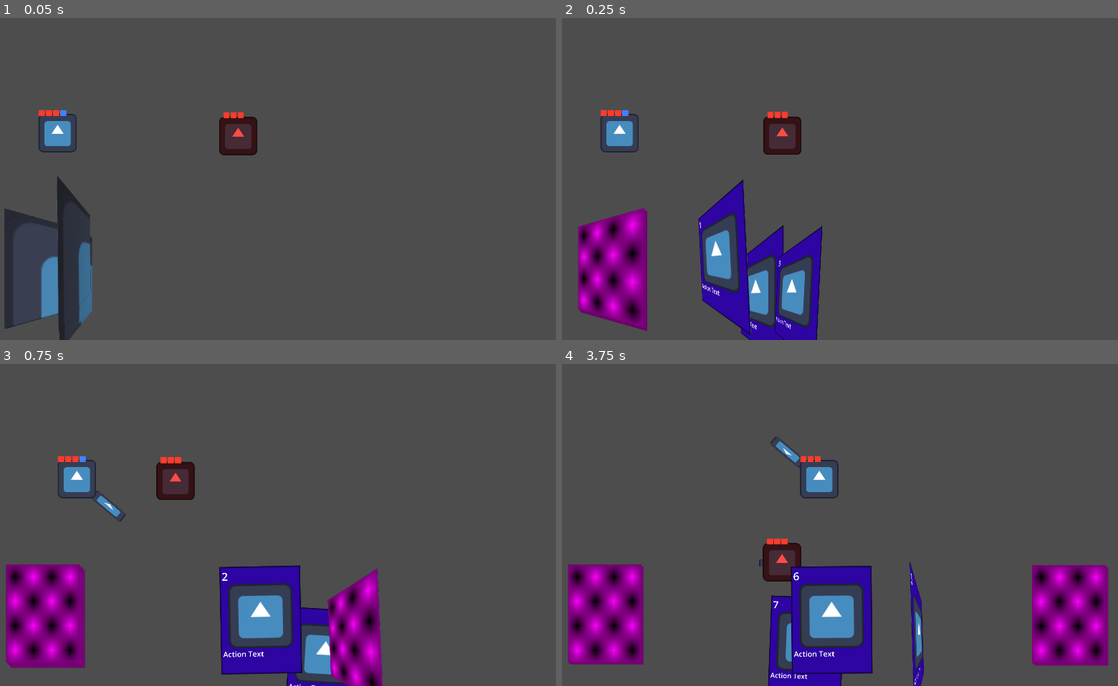
Above: before the commit, frames 1-4 (two rows, left to right).
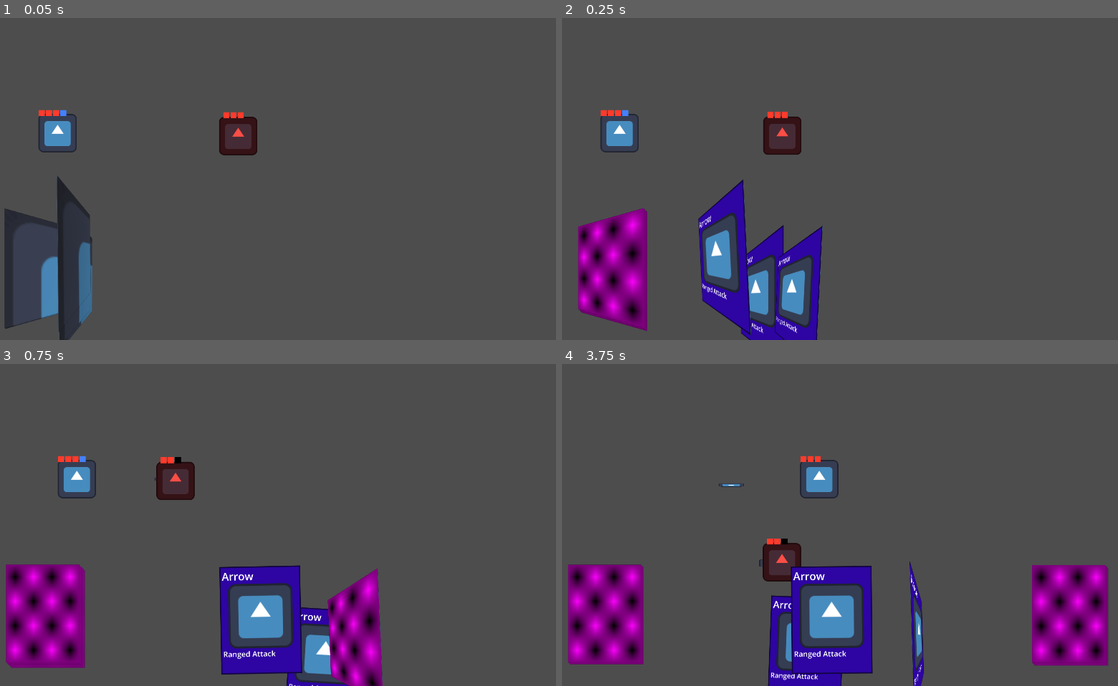
Above: after the commit, the same moments.

Repository: MamaDespik/GGJ-1
Game: Godot game, scene res://test.tscn
Two runs of this game, one before a commit and one after it. Both use one fixed random seed, a clock stepped at 60 frames per second and the inputs below. The engine's default icon, where the game draws it, is replaced by a stand-in: a white triangle on a blue panel in a dark square.
Inputs (mouse positions are in pixels of both pictures, inside the frame that each line leads up to):
- Up to frame 1 (0.05 s): no input
- Up to frame 2 (0.25 s): no input
- Up to frame 3 (0.75 s): tap Enter (ui_accept) at 0.5 s; move the mouse to (400, 508) at 0.52 s; press the mouse at (400, 508) at 0.53 s; hold D (move_right) from 0.53 s (still down)
- Up to frame 4 (3.75 s): tap Enter (ui_accept) at 0.77, 1.52, 3.02 s; move the mouse to (723, 541) at 1.27 s; release D (move_right) at 1.28 s; release the mouse at (723, 541) at 1.28 s; hold S (move_down) 1.28-2.03 s; tap Mouse wheel up (change_highlight_left) at 1.35 s; click (723, 541) at 1.55 s; move the mouse to (895, 454) at 2.02 s; hold D (move_right) 2.03-2.78 s; hold Mouse wheel down (change_highlight_right) 2.03-2.78 s; click (895, 454) at 2.3 s; move the mouse to (806, 589) at 2.77 s; hold W (move_up) 2.78-3.53 s; click (806, 589) at 2.85 s; move the mouse to (1012, 573) at 3.52 s; press the mouse at (1012, 573) at 3.53 s; hold A (move_left) from 3.53 s (still down)

Frame 1 is identical in both runs. In frame 2, 0.2% of the frame differs, in the area x 24-43%, y 61-98%; in frame 3, 0.4%; in frame 4, 0.5%, in the area x 28-65%, y 22-100%.

Commit message:
Basic Melee and Ranged Attacks

Diff:
--- /dev/null
+++ b/godovelopment-game-jam-1/Card Actions/basic_melee_card_action.tscn
@@ -0,0 +1,127 @@
+[gd_scene load_steps=7 format=3 uid="uid://2xol60hp2f3w"]
+
+[ext_resource type="PackedScene" uid="uid://bixav0r3he737" path="res://Card Actions/card_action.tscn" id="1_0eq7j"]
+[ext_resource type="Texture2D" uid="uid://thnj12t7c3yd" path="res://Assets/icon.svg" id="2_1ofwn"]
+[ext_resource type="PackedScene" uid="uid://dnwb2tosqt7sb" path="res://Modules/hit_box.tscn" id="3_4qen3"]
+
+[sub_resource type="Animation" id="Animation_0eq7j"]
+length = 0.001
+tracks/0/type = "value"
+tracks/0/imported = false
+tracks/0/enabled = true
+tracks/0/path = NodePath("Pivot/Sprite2D/HitBox:enabled")
+tracks/0/interp = 1
+tracks/0/loop_wrap = true
+tracks/0/keys = {
+"times": PackedFloat32Array(0),
+"transitions": PackedFloat32Array(1),
+"update": 0,
+"values": [true]
+}
+tracks/1/type = "value"
+tracks/1/imported = false
+tracks/1/enabled = true
+tracks/1/path = NodePath("Pivot:visible")
+tracks/1/interp = 1
+tracks/1/loop_wrap = true
+tracks/1/keys = {
+"times": PackedFloat32Array(0),
+"transitions": PackedFloat32Array(1),
+"update": 0,
+"values": [true]
+}
+tracks/2/type = "value"
+tracks/2/imported = false
+tracks/2/enabled = true
+tracks/2/path = NodePath("Pivot:rotation")
+tracks/2/interp = 1
+tracks/2/loop_wrap = true
+tracks/2/keys = {
+"times": PackedFloat32Array(0),
+"transitions": PackedFloat32Array(1),
+"update": 0,
+"values": [-0.785398]
+}
+
+[sub_resource type="Animation" id="Animation_ihlq2"]
+resource_name = "go"
+length = 0.5
+tracks/0/type = "value"
+tracks/0/imported = false
+tracks/0/enabled = true
+tracks/0/path = NodePath("Pivot/Sprite2D/HitBox:enabled")
+tracks/0/interp = 1
+tracks/0/loop_wrap = true
+tracks/0/keys = {
+"times": PackedFloat32Array(0, 0.5),
+"transitions": PackedFloat32Array(1, 1),
+"update": 0,
+"values": [true, false]
+}
+tracks/1/type = "value"
+tracks/1/imported = false
+tracks/1/enabled = true
+tracks/1/path = NodePath("Pivot:visible")
+tracks/1/interp = 1
+tracks/1/loop_wrap = true
+tracks/1/keys = {
+"times": PackedFloat32Array(0, 0.26),
+"transitions": PackedFloat32Array(1, 1),
+"update": 1,
+"values": [true, false]
+}
+tracks/2/type = "value"
+tracks/2/imported = false
+tracks/2/enabled = true
+tracks/2/path = NodePath("Pivot:rotation")
+tracks/2/interp = 2
+tracks/2/loop_wrap = true
+tracks/2/keys = {
+"times": PackedFloat32Array(0, 0.25),
+"transitions": PackedFloat32Array(-2, -2),
+"update": 0,
+"values": [-0.785398, 0.785398]
+}
+tracks/3/type = "method"
+tracks/3/imported = false
+tracks/3/enabled = true
+tracks/3/path = NodePath(".")
+tracks/3/interp = 1
+tracks/3/loop_wrap = true
+tracks/3/keys = {
+"times": PackedFloat32Array(0.5),
+"transitions": PackedFloat32Array(1),
+"values": [{
+"args": [],
+"method": &"queue_free"
+}]
+}
+
+[sub_resource type="AnimationLibrary" id="AnimationLibrary_1ofwn"]
+_data = {
+&"RESET": SubResource("Animation_0eq7j"),
+&"go": SubResource("Animation_ihlq2")
+}
+
+[node name="BasicMeleeCardAction" instance=ExtResource("1_0eq7j")]
+
+[node name="AnimationPlayer" parent="." index="0"]
+libraries = {
+&"": SubResource("AnimationLibrary_1ofwn")
+}
+
+[node name="Placeholder" parent="." index="1"]
+visible = true
+
+[node name="Pivot" type="Node2D" parent="." index="2"]
+rotation = -0.785398
+
+[node name="Sprite2D" type="Sprite2D" parent="Pivot" index="0"]
+position = Vector2(140, 1)
+scale = Vector2(1, 0.273438)
+texture = ExtResource("2_1ofwn")
+
+[node name="HitBox" parent="Pivot/Sprite2D" index="0" instance=ExtResource("3_4qen3")]
+hitbox_type = "Player"
+damage = 1
+enabled = true
--- /dev/null
+++ b/godovelopment-game-jam-1/Card Actions/basic_ranged_card_action.gd
@@ -0,0 +1,12 @@
+extends CardAction
+
+var original_position:Vector2
+var original_rotation:float
+
+func _physics_process(_delta: float) -> void:
+	if !original_position:
+		original_position = global_position
+		original_rotation = global_rotation
+	global_position = original_position
+	global_rotation = original_rotation
+	return
--- /dev/null
+++ b/godovelopment-game-jam-1/Card Actions/basic_ranged_card_action.tscn
@@ -0,0 +1,74 @@
+[gd_scene load_steps=8 format=3 uid="uid://d01gc47tvsyrr"]
+
+[ext_resource type="PackedScene" uid="uid://bixav0r3he737" path="res://Card Actions/card_action.tscn" id="1_ec5w8"]
+[ext_resource type="Script" uid="uid://b6dxgg0gw3igj" path="res://Card Actions/basic_ranged_card_action.gd" id="2_d88vr"]
+[ext_resource type="Texture2D" uid="uid://thnj12t7c3yd" path="res://Assets/icon.svg" id="2_gfy2b"]
+[ext_resource type="PackedScene" uid="uid://dnwb2tosqt7sb" path="res://Modules/hit_box.tscn" id="3_d88vr"]
+
+[sub_resource type="Animation" id="Animation_gfy2b"]
+resource_name = "RESET"
+length = 0.001
+tracks/0/type = "value"
+tracks/0/imported = false
+tracks/0/enabled = true
+tracks/0/path = NodePath("Sprite2D:position")
+tracks/0/interp = 1
+tracks/0/loop_wrap = true
+tracks/0/keys = {
+"times": PackedFloat32Array(0),
+"transitions": PackedFloat32Array(1),
+"update": 0,
+"values": [Vector2(0, 0)]
+}
+
+[sub_resource type="Animation" id="Animation_d88vr"]
+resource_name = "go"
+tracks/0/type = "method"
+tracks/0/imported = false
+tracks/0/enabled = true
+tracks/0/path = NodePath(".")
+tracks/0/interp = 1
+tracks/0/loop_wrap = true
+tracks/0/keys = {
+"times": PackedFloat32Array(1),
+"transitions": PackedFloat32Array(1),
+"values": [{
+"args": [],
+"method": &"queue_free"
+}]
+}
+tracks/1/type = "value"
+tracks/1/imported = false
+tracks/1/enabled = true
+tracks/1/path = NodePath("Sprite2D:position")
+tracks/1/interp = 1
+tracks/1/loop_wrap = true
+tracks/1/keys = {
+"times": PackedFloat32Array(0, 1),
+"transitions": PackedFloat32Array(1, 1),
+"update": 0,
+"values": [Vector2(0, 0), Vector2(2000, 0)]
+}
+
+[sub_resource type="AnimationLibrary" id="AnimationLibrary_viao4"]
+_data = {
+&"RESET": SubResource("Animation_gfy2b"),
+&"go": SubResource("Animation_d88vr")
+}
+
+[node name="BasicRangedCardAction" instance=ExtResource("1_ec5w8")]
+script = ExtResource("2_d88vr")
+
+[node name="AnimationPlayer" parent="." index="0"]
+libraries = {
+&"": SubResource("AnimationLibrary_viao4")
+}
+
+[node name="Sprite2D" type="Sprite2D" parent="." index="2"]
+scale = Vector2(0.664063, 0.0859375)
+texture = ExtResource("2_gfy2b")
+
+[node name="HitBox" parent="Sprite2D" index="0" instance=ExtResource("3_d88vr")]
+hitbox_type = "Player"
+damage = 1
+enabled = true
--- a/godovelopment-game-jam-1/Card Actions/card_action.gd
+++ b/godovelopment-game-jam-1/Card Actions/card_action.gd
@@ -2,8 +2,10 @@
 class_name CardAction
 
 @onready var animation_player: AnimationPlayer = $AnimationPlayer
+@onready var placeholder: Sprite2D = $Placeholder
 
 
 func _ready() -> void:
+	placeholder.hide()
 	animation_player.play("go")
 	return
--- a/godovelopment-game-jam-1/Card Actions/card_action.tscn
+++ b/godovelopment-game-jam-1/Card Actions/card_action.tscn
@@ -1,112 +1,28 @@
-[gd_scene load_steps=7 format=3 uid="uid://bixav0r3he737"]
+[gd_scene load_steps=6 format=3 uid="uid://bixav0r3he737"]
 
 [ext_resource type="Script" uid="uid://cowuj1wbot3ie" path="res://Card Actions/card_action.gd" id="1_5k3cx"]
-[ext_resource type="PackedScene" uid="uid://dnwb2tosqt7sb" path="res://Modules/hit_box.tscn" id="1_jtc3o"]
 [ext_resource type="Texture2D" uid="uid://thnj12t7c3yd" path="res://Assets/icon.svg" id="2_6x3n5"]
+
+[sub_resource type="Animation" id="Animation_4vyvi"]
+resource_name = "RESET"
+length = 0.001
 
 [sub_resource type="Animation" id="Animation_6x3n5"]
 resource_name = "go"
 length = 0.5
-tracks/0/type = "value"
+tracks/0/type = "method"
 tracks/0/imported = false
 tracks/0/enabled = true
-tracks/0/path = NodePath("Pivot:rotation")
-tracks/0/interp = 2
+tracks/0/path = NodePath(".")
+tracks/0/interp = 1
 tracks/0/loop_wrap = true
 tracks/0/keys = {
-"times": PackedFloat32Array(0, 0.25),
-"transitions": PackedFloat32Array(-2, -2),
-"update": 0,
-"values": [-0.785398, 0.785398]
-}
-tracks/1/type = "value"
-tracks/1/imported = false
-tracks/1/enabled = true
-tracks/1/path = NodePath("Pivot:visible")
-tracks/1/interp = 1
-tracks/1/loop_wrap = true
-tracks/1/keys = {
-"times": PackedFloat32Array(0, 0.26),
-"transitions": PackedFloat32Array(1, 1),
-"update": 1,
-"values": [true, false]
-}
-tracks/2/type = "value"
-tracks/2/imported = false
-tracks/2/enabled = true
-tracks/2/path = NodePath("Pivot/Sprite2D/HitBox:enabled")
-tracks/2/interp = 1
-tracks/2/loop_wrap = true
-tracks/2/keys = {
-"times": PackedFloat32Array(0, 0.26),
-"transitions": PackedFloat32Array(1, 1),
-"update": 1,
-"values": [true, false]
-}
-tracks/3/type = "method"
-tracks/3/imported = false
-tracks/3/enabled = true
-tracks/3/path = NodePath(".")
-tracks/3/interp = 1
-tracks/3/loop_wrap = true
-tracks/3/keys = {
 "times": PackedFloat32Array(0.5),
 "transitions": PackedFloat32Array(1),
 "values": [{
 "args": [],
 "method": &"queue_free"
 }]
-}
-
-[sub_resource type="Animation" id="Animation_4vyvi"]
-length = 0.001
-tracks/0/type = "value"
-tracks/0/imported = false
-tracks/0/enabled = true
-tracks/0/path = NodePath("Pivot:rotation")
-tracks/0/interp = 1
-tracks/0/loop_wrap = true
-tracks/0/keys = {
-"times": PackedFloat32Array(0),
-"transitions": PackedFloat32Array(1),
-"update": 0,
-"values": [-0.785398]
-}
-tracks/1/type = "value"
-tracks/1/imported = false
-tracks/1/enabled = true
-tracks/1/path = NodePath("Pivot:visible")
-tracks/1/interp = 1
-tracks/1/loop_wrap = true
-tracks/1/keys = {
-"times": PackedFloat32Array(0),
-"transitions": PackedFloat32Array(1),
-"update": 1,
-"values": [true]
-}
-tracks/2/type = "value"
-tracks/2/imported = false
-tracks/2/enabled = true
-tracks/2/path = NodePath("Pivot/Sprite2D/HitBox:enabled")
-tracks/2/interp = 1
-tracks/2/loop_wrap = true
-tracks/2/keys = {
-"times": PackedFloat32Array(0),
-"transitions": PackedFloat32Array(1),
-"update": 1,
-"values": [true]
-}
-tracks/3/type = "value"
-tracks/3/imported = false
-tracks/3/enabled = true
-tracks/3/path = NodePath("Placeholder:visible")
-tracks/3/interp = 1
-tracks/3/loop_wrap = true
-tracks/3/keys = {
-"times": PackedFloat32Array(0),
-"transitions": PackedFloat32Array(1),
-"update": 1,
-"values": [false]
 }
 
 [sub_resource type="AnimationLibrary" id="AnimationLibrary_etf7l"]
@@ -118,24 +34,11 @@
 [node name="CardAction" type="Node2D"]
 script = ExtResource("1_5k3cx")
 
-[node name="Placeholder" type="Sprite2D" parent="."]
-visible = false
-texture = ExtResource("2_6x3n5")
-
-[node name="Pivot" type="Node2D" parent="."]
-rotation = -0.785398
-
-[node name="Sprite2D" type="Sprite2D" parent="Pivot"]
-position = Vector2(140, 1)
-scale = Vector2(1, 0.273438)
-texture = ExtResource("2_6x3n5")
-
-[node name="HitBox" parent="Pivot/Sprite2D" instance=ExtResource("1_jtc3o")]
-hitbox_type = "Player"
-damage = 1
-enabled = true
-
 [node name="AnimationPlayer" type="AnimationPlayer" parent="."]
 libraries = {
 &"": SubResource("AnimationLibrary_etf7l")
 }
+
+[node name="Placeholder" type="Sprite2D" parent="."]
+visible = false
+texture = ExtResource("2_6x3n5")
--- /dev/null
+++ b/godovelopment-game-jam-1/Cards/Cards/basic_melee_card.tscn
@@ -0,0 +1,21 @@
+[gd_scene load_steps=5 format=3 uid="uid://c8vstwhto00ys"]
+
+[ext_resource type="PackedScene" uid="uid://cb2547m4s54t2" path="res://Cards/Card.tscn" id="1_asgi6"]
+[ext_resource type="PackedScene" uid="uid://2xol60hp2f3w" path="res://Card Actions/basic_melee_card_action.tscn" id="2_h4ou2"]
+
+[sub_resource type="ViewportTexture" id="ViewportTexture_h4ou2"]
+viewport_path = NodePath("CardSprite/CardModelViewport")
+
+[sub_resource type="ViewportTexture" id="ViewportTexture_rlh4q"]
+viewport_path = NodePath("CardSprite/CardModelViewport/CardModel/CardFront/CardFrontViewport")
+
+[node name="BasicMeleeCard" instance=ExtResource("1_asgi6")]
+card_title = "Melee"
+card_text = "Basic Attack"
+card_action_scene = ExtResource("2_h4ou2")
+
+[node name="CardSprite" parent="." index="0"]
+texture = SubResource("ViewportTexture_h4ou2")
+
+[node name="CardFront" parent="CardSprite/CardModelViewport/CardModel" index="0"]
+texture = SubResource("ViewportTexture_rlh4q")
--- /dev/null
+++ b/godovelopment-game-jam-1/Cards/Cards/basic_ranged_card.tscn
@@ -0,0 +1,21 @@
+[gd_scene load_steps=5 format=3 uid="uid://b5iq0ublc1te2"]
+
+[ext_resource type="PackedScene" uid="uid://cb2547m4s54t2" path="res://Cards/Card.tscn" id="1_8gr2j"]
+[ext_resource type="PackedScene" uid="uid://d01gc47tvsyrr" path="res://Card Actions/basic_ranged_card_action.tscn" id="2_b7uu4"]
+
+[sub_resource type="ViewportTexture" id="ViewportTexture_b7uu4"]
+viewport_path = NodePath("CardSprite/CardModelViewport")
+
+[sub_resource type="ViewportTexture" id="ViewportTexture_fmg21"]
+viewport_path = NodePath("CardSprite/CardModelViewport/CardModel/CardFront/CardFrontViewport")
+
+[node name="BasicRangedCard" instance=ExtResource("1_8gr2j")]
+card_title = "Arrow"
+card_text = "Ranged Attack"
+card_action_scene = ExtResource("2_b7uu4")
+
+[node name="CardSprite" parent="." index="0"]
+texture = SubResource("ViewportTexture_b7uu4")
+
+[node name="CardFront" parent="CardSprite/CardModelViewport/CardModel" index="0"]
+texture = SubResource("ViewportTexture_fmg21")
--- a/godovelopment-game-jam-1/Cards/card.gd
+++ b/godovelopment-game-jam-1/Cards/card.gd
@@ -48,7 +48,6 @@
 
 func use():
 	dehighlight()
-	#TODO Do Action
 	used.emit(self)
 	return
 
--- a/godovelopment-game-jam-1/Cards/cards_container.gd
+++ b/godovelopment-game-jam-1/Cards/cards_container.gd
@@ -3,7 +3,6 @@
 
 @export var player:Player
 
-var count:int = 1 #DEBUG
 var hand_empty:bool = false
 
 @onready var draw_pile: CardPile = $DrawPile
@@ -13,9 +12,7 @@
 
 func _ready() -> void:
 	for i in 10:
-		var new_card:Card = load("res://Cards/Card.tscn").instantiate()
-		new_card.card_title = str(count)
-		count += 1
+		var new_card:Card = load("res://Cards/Cards/basic_ranged_card.tscn").instantiate()
 		new_card.position = draw_pile.position
 		draw_pile.add_card(new_card)
 		new_card.used.connect(_on_card_used)
Not shown, added: godovelopment-game-jam-1/Card Actions/basic_ranged_card_action.gd.uid
Not shown, changed: TODO.txt
